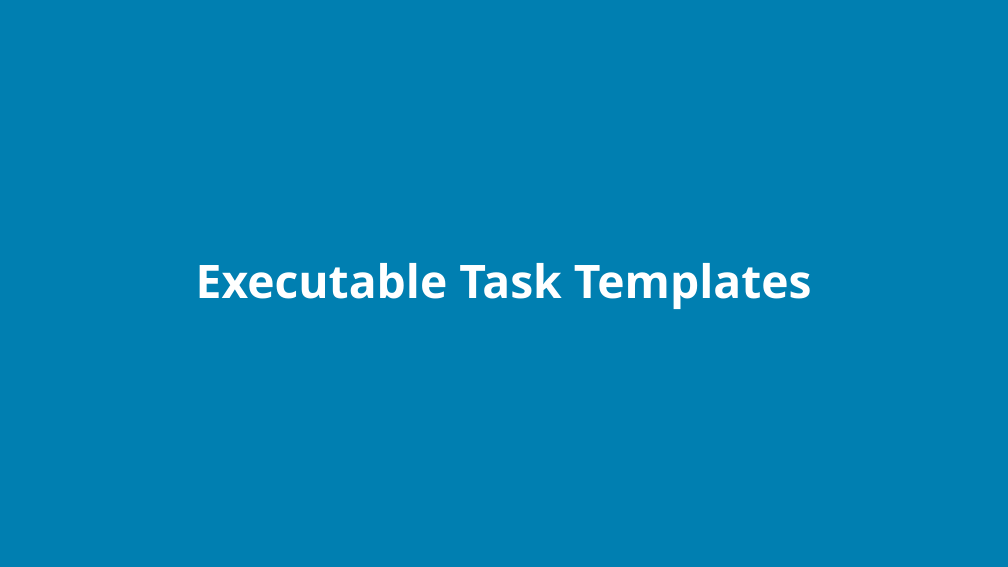
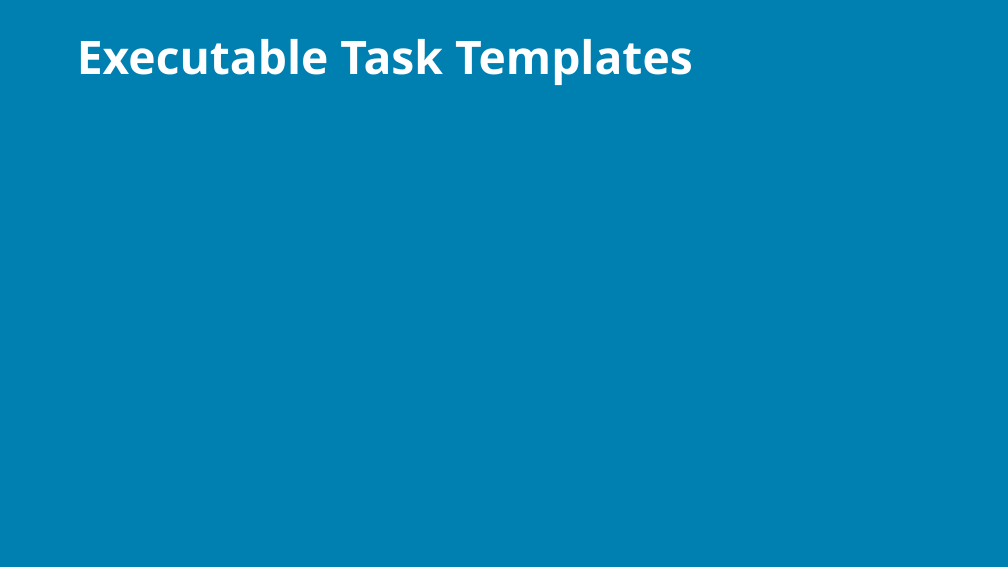
Before and after one commit to j0hnnymiller/AI-Assisted-Software-Development, a slide deck: slide 78 of Slides/output/aiasd-311-tuesday-draft.pptx (slide 72 before the commit). Drawn at 1008x567 pixels with LibreOffice and Linux fonts; fonts in the diff are those of the drawing; background and template pictures are left out. Boxes give left, top, right and bottom in pixels: in the first picture for what was removed or moved away, otherwise in the second. Text is boxed around its words. In the diff, an @@ line names an element or a change of style, - is before the commit and + after.

```diff
--- a/Slides/output/aiasd-311-tuesday-draft.pptx
+++ b/Slides/output/aiasd-311-tuesday-draft.pptx
@@ title "Executable Task Templates": place and size @@
-title "Executable Task Templates" at (196, 263, 812, 309)
+title "Executable Task Templates" at (77, 39, 693, 85)
@@ title "Executable Task Templates" at (77, 39, 693, 85): alignment centre to left @@
```
Also in this commit, not shown: 9 other slides changed, 18 slides added, 1 slide removed, 16 other files.
